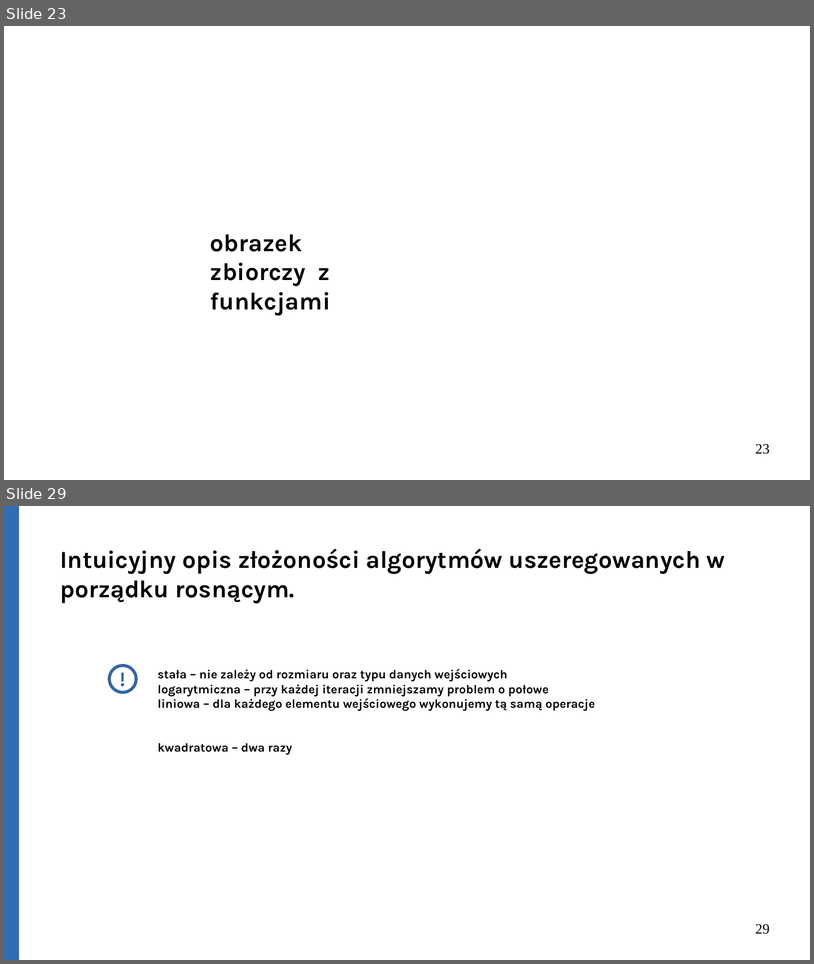
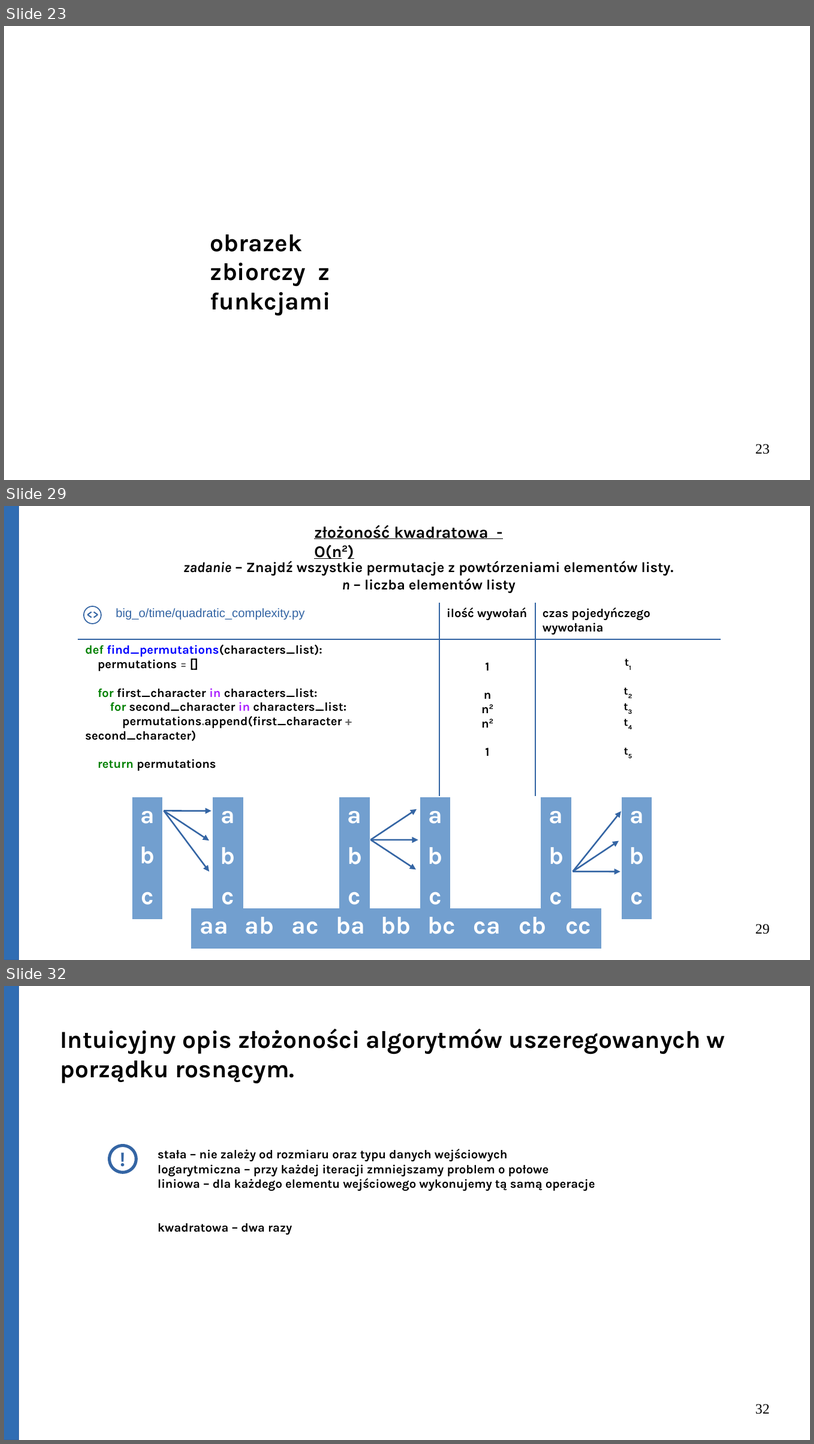
Before and after one commit to Michael-Wisniewski/algorithmic-workshop, a slide deck: gotowa.odp. Shown one above the other, each under a label of ours: slides 23 and 29 before the commit, slides 23, 29 and 32 after it; the slides between them are not shown. The pictures are 814x964 and 814x1444 pixels, drawn with LibreOffice and Linux fonts; fonts in the diff are those of the drawing. Boxes give left, top, right and bottom in pixels: in the first picture for what was removed or moved away, otherwise in the second. Text is boxed around its words. In the diff, an @@ line names an element or a change of style, - is before the commit and + after.

Commit message:
Add quadratic function.

```diff
--- a/gotowa.odp
+++ b/gotowa.odp
@@ slide 29 added at bbox=[4, 506, 810, 960], background #FFFFFF @@
@@ rectangle added at bbox=[4, 506, 18, 960], fill #306DB3, outline #3465A4 0 pt @@
@@ text added at bbox=[314, 525, 488, 559], 16 pt, text #000000, bold, underline @@
+złożoność kwadratowa - O(n2)
@@ text added at bbox=[183, 561, 674, 593], 14 pt, text #000000, bold @@
+zadanie – Znajdź wszystkie permutacje z powtórzeniami elementów listy.
+n – liczba elementów listy
@@ table added at bbox=[78, 603, 720, 773], 2 rows, 3 columns @@
+big_o/time/quadratic_complexity.py | ilość wywołań | czas pojedyńczego wywołania
+def find_permutations(characters_list): / permutations = [] / for first_character in characters_list: / for second_character in characters_list: / permutations.append(first_character + second_character) / return permutations | 1 / n / n2 / n2 / 1 | t1 / t2 / t3 / t4 / t5
@@ text added at bbox=[80, 604, 107, 627], 11 pt, text #3465A4, bold @@
+<>
@@ ellipse added at bbox=[84, 606, 101, 624], fill #FFFFFF, outline #3465A4 0.99 pt @@
@@ table added at bbox=[132, 797, 162, 907], 3 rows, 1 columns @@
+a
+b
+c
@@ arrow added from (164, 810) to (212, 810), #3465A4 1.5 pt @@
@@ arrow added from (164, 810) to (209, 840), #3465A4 1.5 pt @@
@@ arrow added from (164, 810) to (210, 871), #3465A4 1.5 pt @@
@@ table added at bbox=[213, 797, 243, 907], 3 rows, 1 columns @@
+a
+b
+c
@@ table added at bbox=[340, 797, 370, 907], 3 rows, 1 columns @@
+a
+b
+c
@@ arrow added from (371, 840) to (417, 809), #3465A4 1.5 pt @@
@@ table added at bbox=[420, 797, 450, 907], 3 rows, 1 columns @@
+a
+b
+c
@@ table added at bbox=[541, 797, 571, 907], 3 rows, 1 columns @@
+a
+b
+c
@@ arrow added from (573, 871) to (621, 811), #3465A4 1.5 pt @@
@@ table added at bbox=[623, 797, 653, 907], 3 rows, 1 columns @@
+a
+b
+c
@@ arrow added from (371, 840) to (418, 840), #3465A4 1.5 pt @@
@@ arrow added from (371, 840) to (416, 870), #3465A4 1.5 pt @@
@@ arrow added from (573, 871) to (620, 840), #3465A4 1.5 pt @@
@@ arrow added from (573, 871) to (621, 871), #3465A4 1.5 pt @@
@@ table added at bbox=[191, 908, 600, 936], 1 rows, 9 columns @@
+aa | ab | ac | ba | bb | bc | ca | cb | cc
@@ page number added at bbox=[756, 924, 770, 934], 14 pt, text #000000 @@
+29
@@ what was slide 29 is now slide 32 @@
@@ page number at bbox=[756, 1404, 770, 1414]: text changed @@
-29
+32
```
Also in this commit, not shown: 5 slides changed, 3 other slides added, 1 slide removed, 4 other files.
